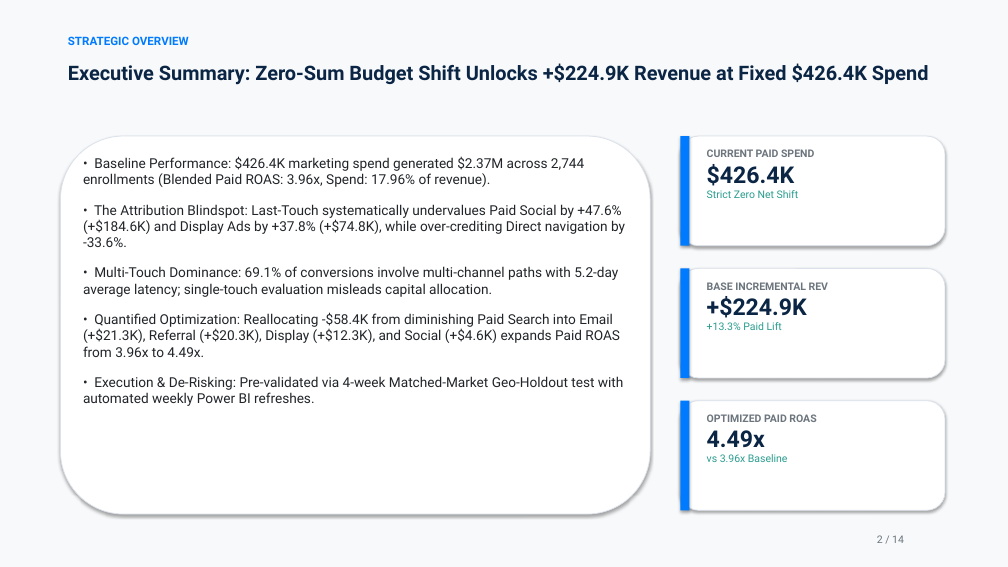
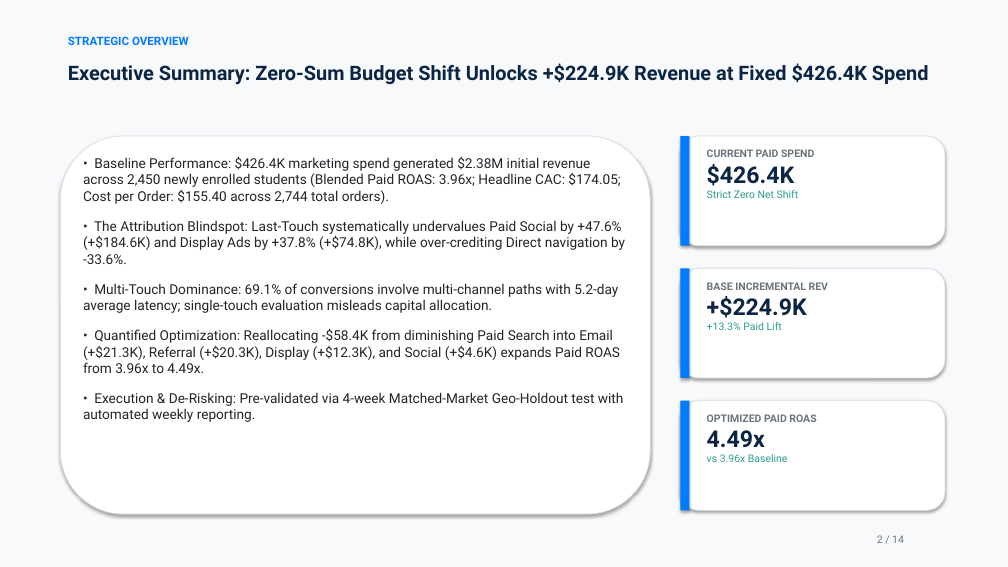
Before and after one commit to JNikhil11/grito-marketing-attribution-analytics, a slide deck: slide 2 of presentation/Grito_Attribution_Deck.pptx. Drawn at 1008x567 pixels with LibreOffice and Linux fonts; fonts in the diff are those of the drawing. Boxes give left, top, right and bottom in pixels: in the first picture for what was removed or moved away, otherwise in the second. Text is boxed around its words. In the diff, an @@ line names an element or a change of style, - is before the commit and + after.

```diff
--- a/presentation/Grito_Attribution_Deck.pptx
+++ b/presentation/Grito_Attribution_Deck.pptx
@@ text at [83,156,620,204]: text changed @@
-• Baseline Performance: $426.4K marketing spend generated $2.37M across 2,744 enrollments (Blended Paid ROAS: 3.96x, Spend: 17.96% of revenue).
+• Baseline Performance: $426.4K marketing spend generated $2.38M initial revenue across 2,450 newly enrolled students (Blended Paid ROAS: 3.96x; Headline CAC: $174.05; Cost per Order: $155.40 across 2,744 total orders).
@@ text at [83,392,624,422]: text changed @@
-• Execution & De-Risking: Pre-validated via 4-week Matched-Market Geo-Holdout test with automated weekly Power BI refreshes.
+• Execution & De-Risking: Pre-validated via 4-week Matched-Market Geo-Holdout test with automated weekly reporting.
```
Also in this commit, not shown: 12 other slides changed, 32 other files.
